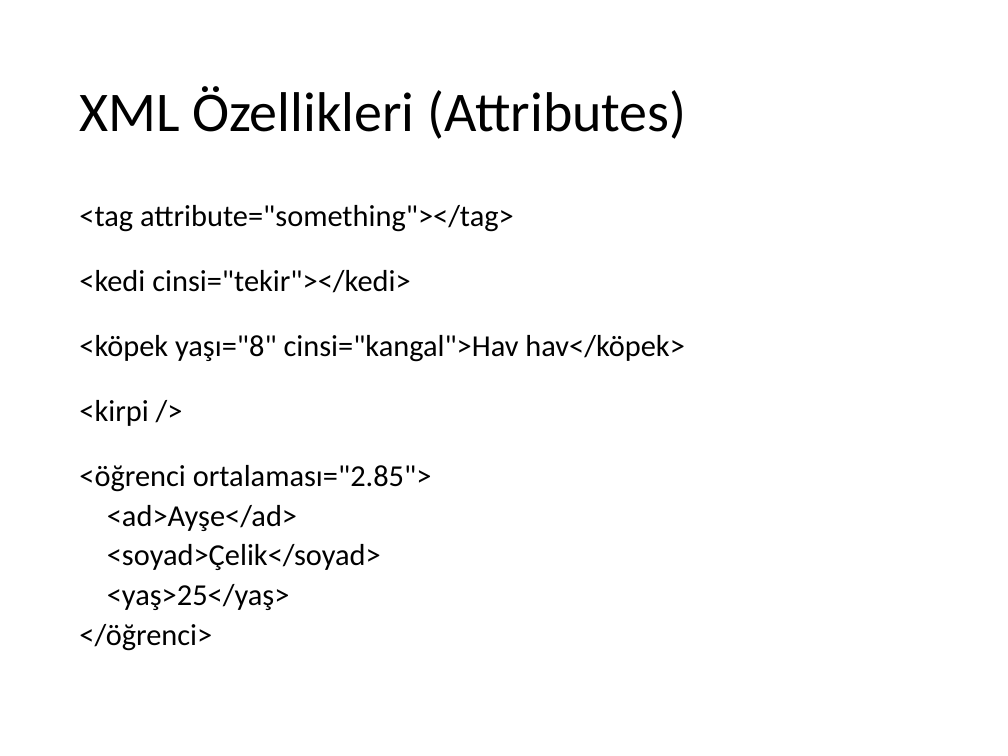
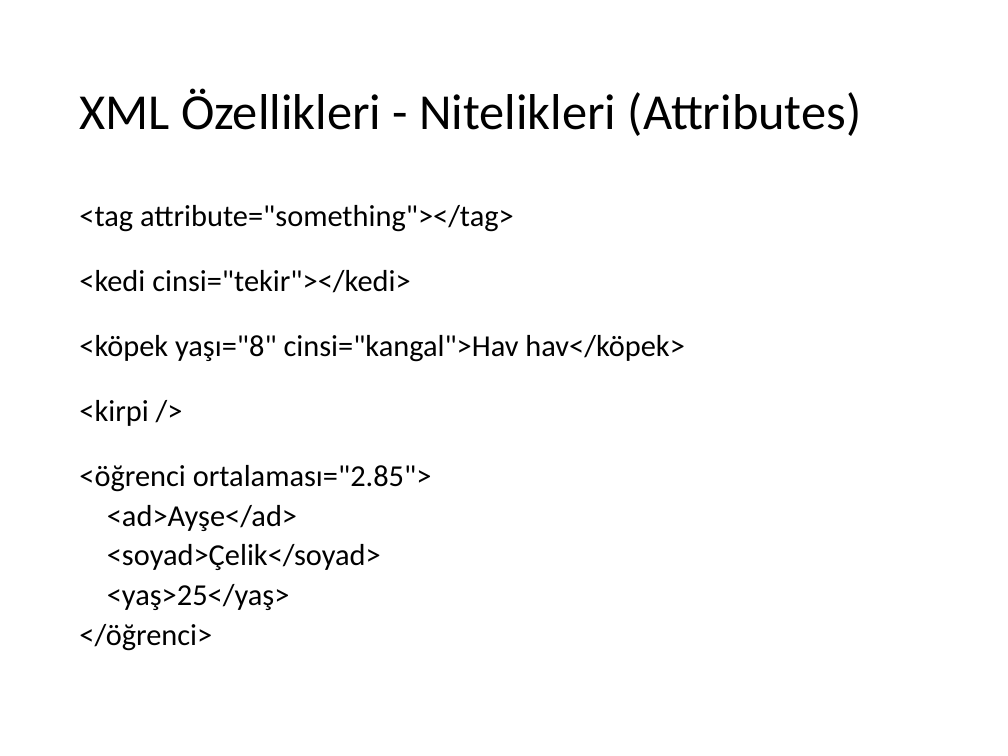
Before and after one commit to ihpar/dbms, a slide deck: slide 5 of Slides/Ders 1.pptx. Drawn at 1008x756 pixels with LibreOffice and Linux fonts; fonts in the diff are those of the drawing. Boxes give left, top, right and bottom in pixels: in the first picture for what was removed or moved away, otherwise in the second. Text is boxed around its words. In the diff, an @@ line names an element or a change of style, - is before the commit and + after.

```diff
--- a/Slides/Ders 1.pptx
+++ b/Slides/Ders 1.pptx
@@ title at (79,88,861,136): text changed; size 40 to 36 pt @@
-XML Özellikleri (Attributes)
+XML Özellikleri - Nitelikleri (Attributes)
```
Also in this commit, not shown: 3 other slides changed, 2 slides added, 1 other file.
